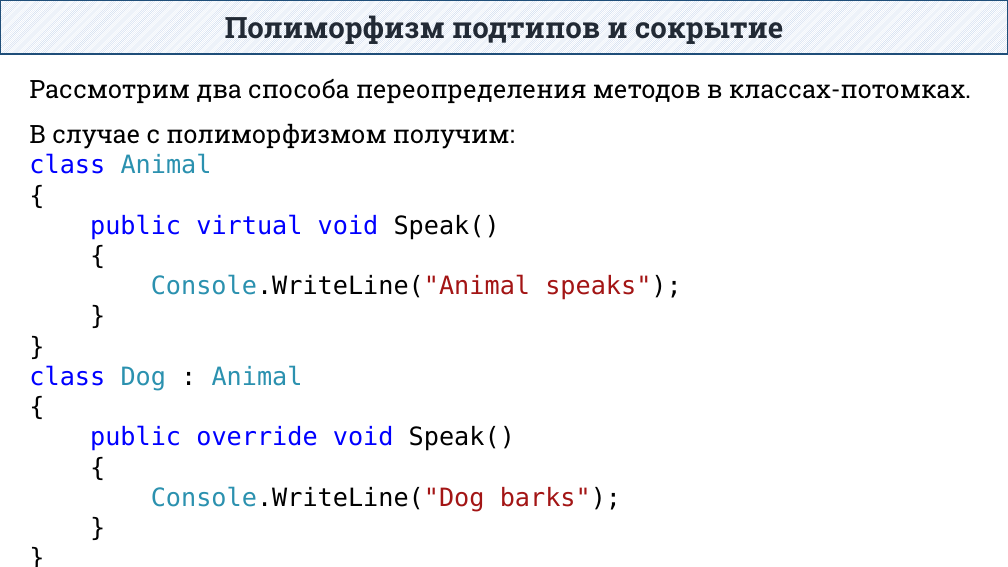
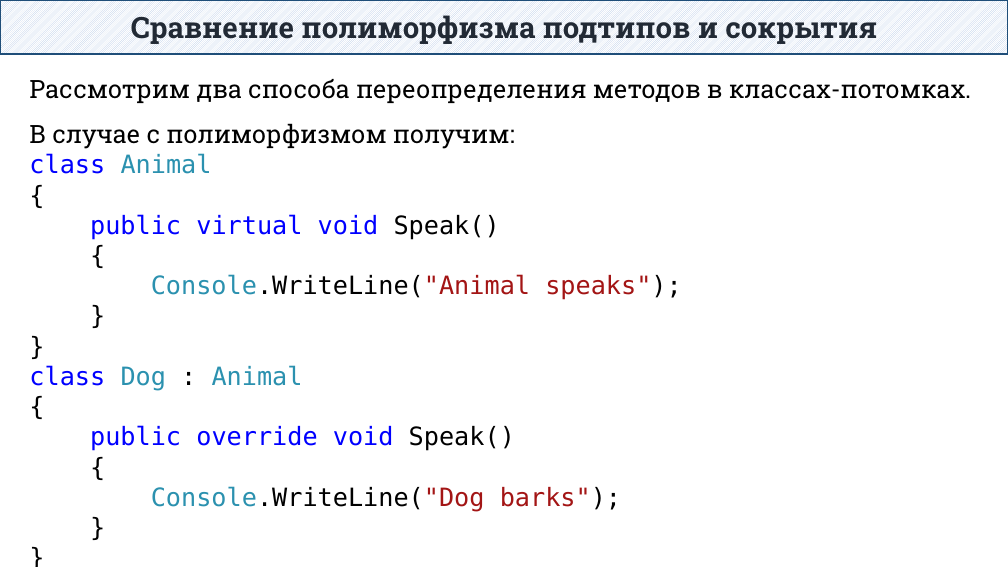
Before and after one commit to DaniilKlyukin/ITiP-2, a slide deck: slide 55 of Лекции/ИТиП 2 лек 3.pptx (slide 44 before the commit). Drawn at 1008x567 pixels with LibreOffice and Linux fonts; fonts in the diff are those of the drawing. Boxes give left, top, right and bottom in pixels: in the first picture for what was removed or moved away, otherwise in the second. Text is boxed around its words. In the diff, an @@ line names an element or a change of style, - is before the commit and + after.

```diff
--- a/Лекции/ИТиП 2 лек 3.pptx
+++ b/Лекции/ИТиП 2 лек 3.pptx
@@ text in rectangle at <box>131,15,877,44</box>: text changed @@
-Полиморфизм подтипов и сокрытие
+Сравнение полиморфизма подтипов и сокрытия
```
Also in this commit, not shown: 1 other slide changed, 11 slides added, 1 other file.
